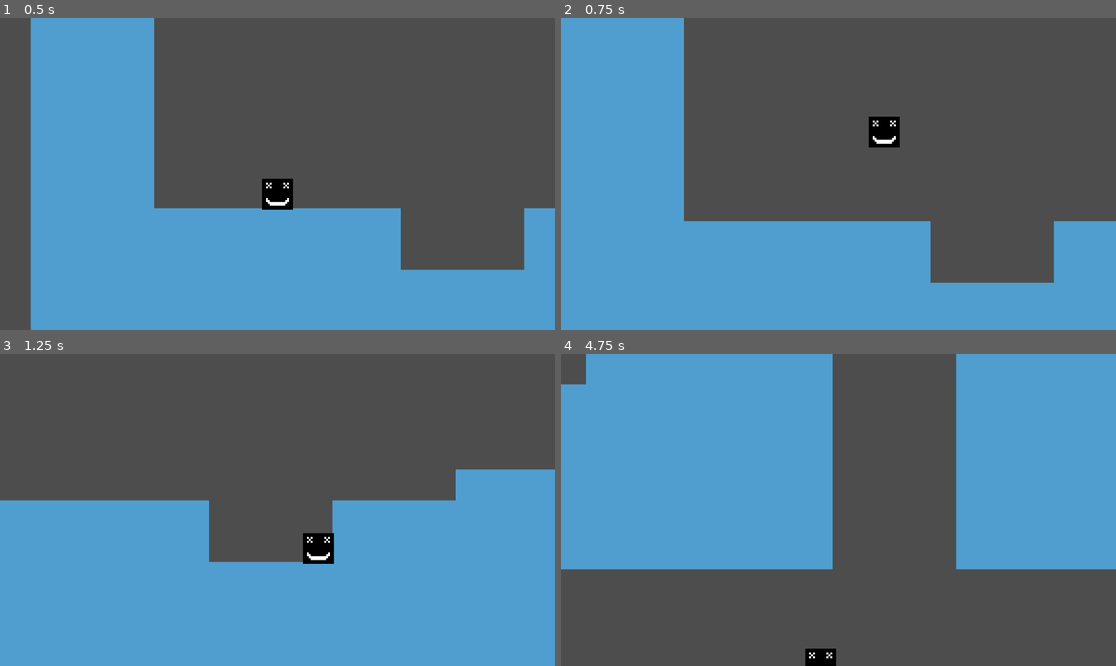
Above: before the commit, frames 1-4 (two rows, left to right).
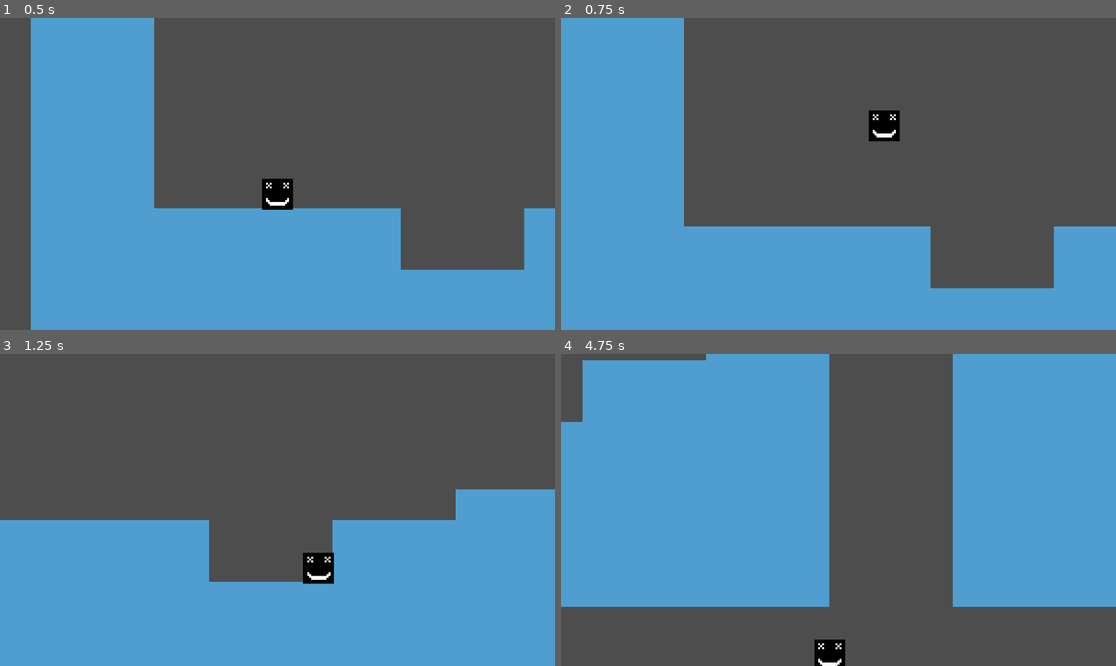
Above: after the commit, the same moments.

Repository: AashaStudios/DoodlyGameJam1
Game: Godot game, scene res://scenes/game.tscn
Same seed, same stepped clock (60 frames per second), same inputs: the game is played once before the commit and once after it.
Inputs:
- Up to frame 1 (0.5 s): no input
- Up to frame 2 (0.75 s): tap Enter (ui_accept) at 0.5 s; hold Right (ui_right) from 0.53 s (still down)
- Up to frame 3 (1.25 s): keep holding Right (ui_right); tap Enter (ui_accept) at 0.77 s
- Up to frame 4 (4.75 s): tap Enter (ui_accept) at 1.52, 3.02, 3.77, 4.52 s; release Right (ui_right) at 2.03 s; hold Left (ui_left) 2.03-2.78 s; hold Right (ui_right) 2.78-4.28 s; hold Left (ui_left) from 4.28 s (still down)

Frame 1 is identical in both runs. In frame 2, 1.8% of the frame differs, in the area x 22-100%, y 29-87%; in frame 3, 6.9%; in frame 4, 12%, in the area x 0-100%, y 0-100%.

Commit message:
Created Platforms!

Diff:
--- a/scenes/game.tscn
+++ b/scenes/game.tscn
@@ -2,6 +2,7 @@
 
 [ext_resource type="PackedScene" uid="uid://dm3yrmuptnl6h" path="res://scenes/player.tscn" id="1_uwrxv"]
 [ext_resource type="Texture2D" uid="uid://ckvk8sl22lncu" path="res://assets/tileset.png" id="2_yqjtg"]
+[ext_resource type="PackedScene" uid="uid://d3fi4vh40j617" path="res://scenes/platform.tscn" id="3_lnu2h"]
 
 [sub_resource type="TileSetAtlasSource" id="TileSetAtlasSource_lnu2h"]
 texture = ExtResource("2_yqjtg")
@@ -11,6 +12,44 @@
 [sub_resource type="TileSet" id="TileSet_lbhrr"]
 physics_layer_0/collision_layer = 1
 sources/0 = SubResource("TileSetAtlasSource_lnu2h")
+
+[sub_resource type="Animation" id="Animation_lnu2h"]
+length = 0.001
+tracks/0/type = "value"
+tracks/0/imported = false
+tracks/0/enabled = true
+tracks/0/path = NodePath(".:position")
+tracks/0/interp = 1
+tracks/0/loop_wrap = true
+tracks/0/keys = {
+"times": PackedFloat32Array(0),
+"transitions": PackedFloat32Array(1),
+"update": 0,
+"values": [Vector2(864, 56)]
+}
+
+[sub_resource type="Animation" id="Animation_lbhrr"]
+resource_name = "move"
+length = 2.0
+loop_mode = 2
+tracks/0/type = "value"
+tracks/0/imported = false
+tracks/0/enabled = true
+tracks/0/path = NodePath(".:position")
+tracks/0/interp = 1
+tracks/0/loop_wrap = true
+tracks/0/keys = {
+"times": PackedFloat32Array(0, 2),
+"transitions": PackedFloat32Array(1, 1),
+"update": 0,
+"values": [Vector2(864, 56), Vector2(1056, 56)]
+}
+
+[sub_resource type="AnimationLibrary" id="AnimationLibrary_iywne"]
+_data = {
+&"RESET": SubResource("Animation_lnu2h"),
+&"move": SubResource("Animation_lbhrr")
+}
 
 [node name="Game" type="Node2D" unique_id=1674291021]
 
@@ -22,5 +61,23 @@
 position_smoothing_enabled = true
 
 [node name="TileMapLayer" type="TileMapLayer" parent="." unique_id=2098127585]
-tile_map_data = PackedByteArray("AAD8/wQAAAAAAAAAAAD9/wQAAAA …(11008 unchanged characters)… AAAAAAABLAP7/AAAAAAAAAABLAP//AAAAAAAAAAA=")
+tile_map_data = PackedByteArray("AAD8/wQAAAAAAAAAAAD9/wQAAAA …(11008 unchanged characters)… AAAAAAABLAP7/AAAAAAAAAABLAP//AAAAAAAAAAAzAAMAAAAAAAAAAAAyAAMAAAAAAAAAAAAxAAMAAAAAAAAAAAAwAAMAAAAAAAAAAAAvAAMAAAAAAAAAAAAtAAMAAAAAAAAAAAAsAAMAAAAAAAAAAAAuAAMAAAAAAAAAAAA=")
 tile_set = SubResource("TileSet_lbhrr")
+
+[node name="Platforms" type="Node2D" parent="." unique_id=362450682]
+
+[node name="Platform" parent="Platforms" unique_id=2144402231 instance=ExtResource("3_lnu2h")]
+position = Vector2(1120, 8)
+
+[node name="Platform2" parent="Platforms" unique_id=725947239 instance=ExtResource("3_lnu2h")]
+position = Vector2(1120, -40)
+
+[node name="Platform3" parent="Platforms" unique_id=1146860789 instance=ExtResource("3_lnu2h")]
+position = Vector2(1120, -88)
+
+[node name="Platform4" parent="Platforms" unique_id=824075790 instance=ExtResource("3_lnu2h")]
+position = Vector2(864, 56)
+
+[node name="AnimationPlayer" type="AnimationPlayer" parent="Platforms/Platform4" unique_id=5836000]
+libraries/ = SubResource("AnimationLibrary_iywne")
+autoplay = &"move"
--- /dev/null
+++ b/scenes/platform.tscn
@@ -0,0 +1,16 @@
+[gd_scene format=3 uid="uid://d3fi4vh40j617"]
+
+[ext_resource type="Texture2D" uid="uid://bbdso2rb7tly8" path="res://assets/platform.png" id="1_ba0x2"]
+
+[sub_resource type="RectangleShape2D" id="RectangleShape2D_nlgqw"]
+size = Vector2(64, 16)
+
+[node name="Platform" type="AnimatableBody2D" unique_id=2144402231]
+collision_mask = 2
+
+[node name="Sprite2D" type="Sprite2D" parent="." unique_id=9897765]
+texture = ExtResource("1_ba0x2")
+
+[node name="CollisionShape2D" type="CollisionShape2D" parent="." unique_id=529820785]
+shape = SubResource("RectangleShape2D_nlgqw")
+one_way_collision = true
--- a/scenes/player.gd
+++ b/scenes/player.gd
@@ -2,7 +2,7 @@
 
 
 const SPEED = 200
-const JUMP_VELOCITY = -275
+const JUMP_VELOCITY = -300
 
 
 func _physics_process(delta: float) -> void:
--- a/scenes/player.tscn
+++ b/scenes/player.tscn
@@ -7,6 +7,7 @@
 radius = 7.0
 
 [node name="Player" type="CharacterBody2D" unique_id=112369351]
+collision_layer = 2
 script = ExtResource("1_g2els")
 
 [node name="Sprite2D" type="Sprite2D" parent="." unique_id=2063218741]
Binary file added: assets/platform.png
Not shown, added: assets/platform.png.import
Binary file removed: assets/player.ase
